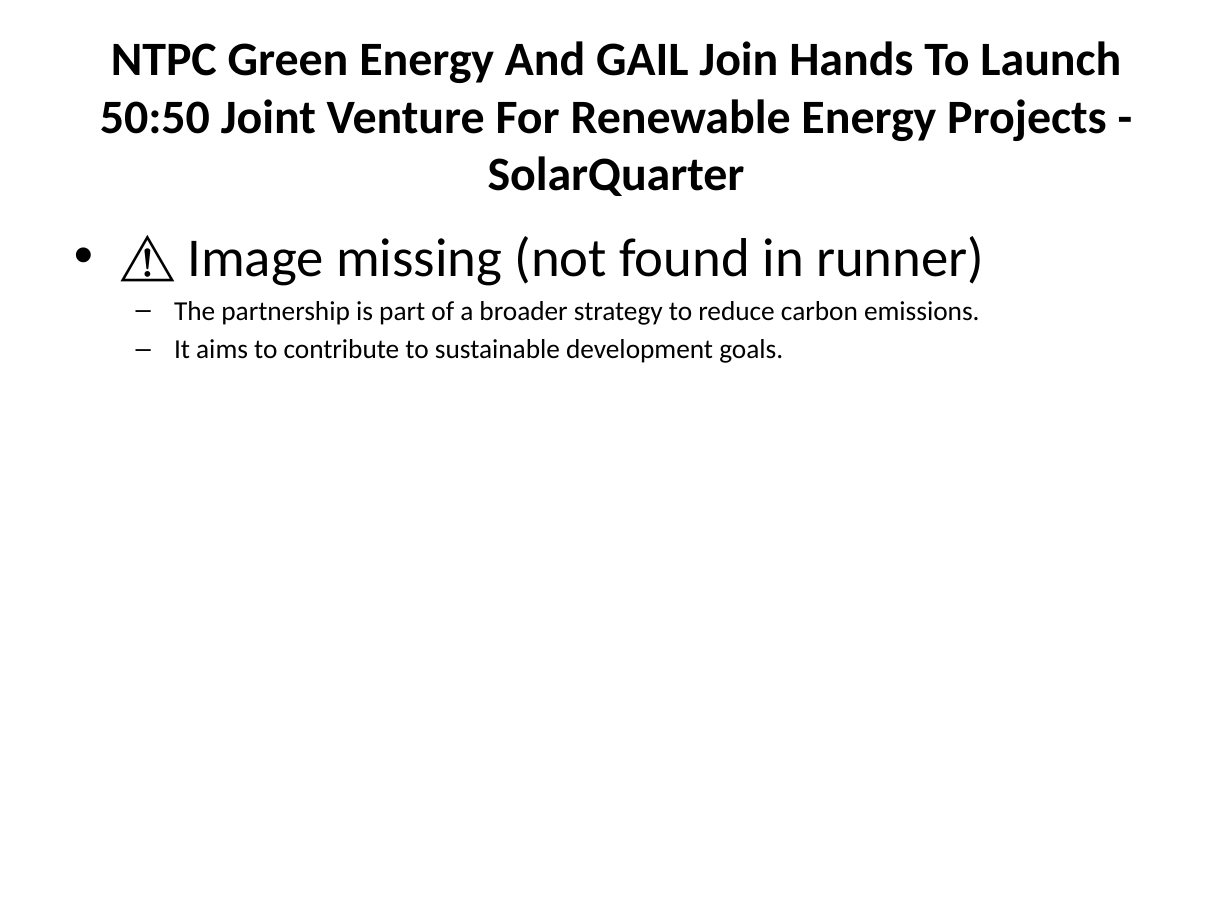
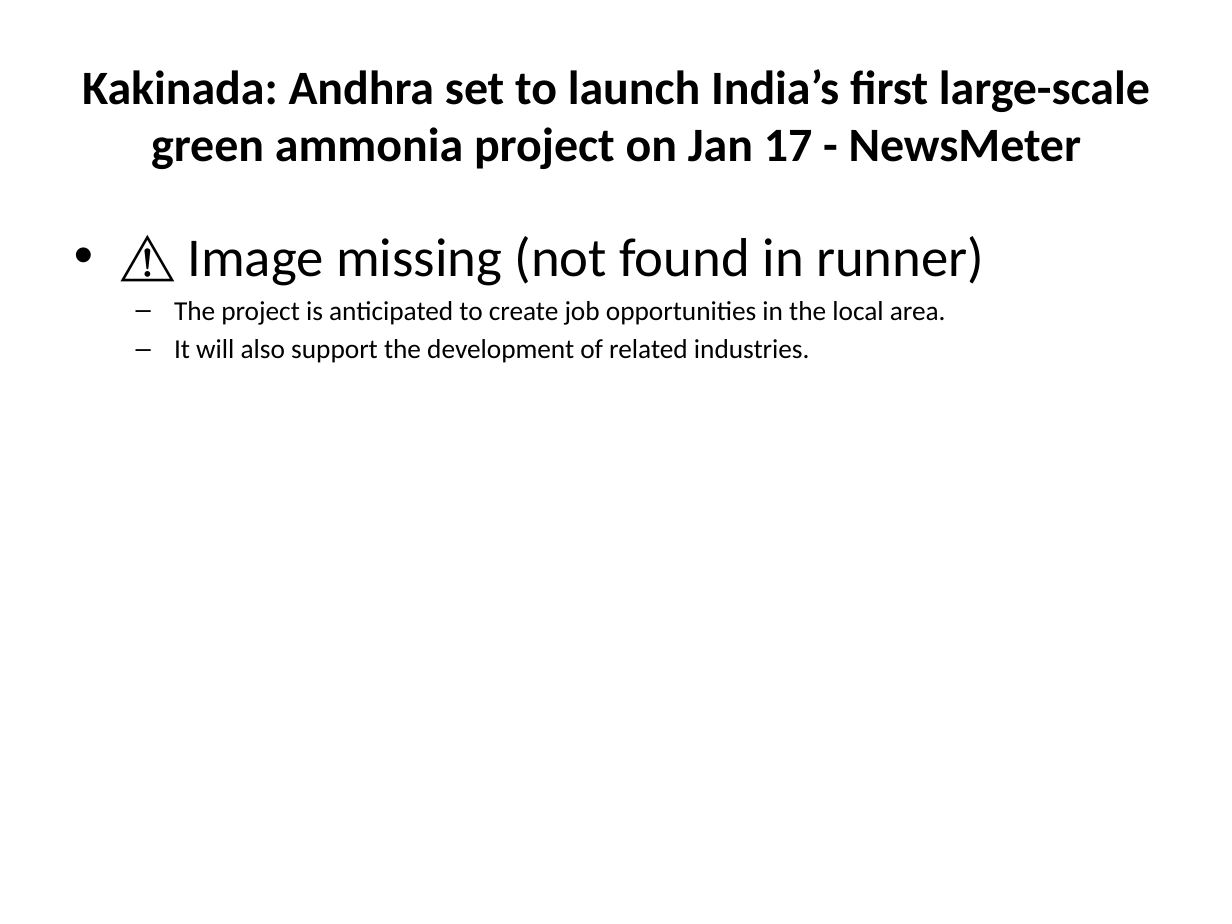
Before and after one commit to gauravsiemens1988/Linkedin-AI-Agent_Personal, a slide deck: slide 5 of drafts/linkedin_carousel.pptx. Drawn at 1232x924 pixels with LibreOffice and Linux fonts; fonts in the diff are those of the drawing. Boxes give left, top, right and bottom in pixels: in the first picture for what was removed or moved away, otherwise in the second. Text is boxed around its words. In the diff, an @@ line names an element or a change of style, - is before the commit and + after.

```diff
--- a/drafts/linkedin_carousel.pptx
+++ b/drafts/linkedin_carousel.pptx
@@ title at <box>82,69,1150,169</box>: text changed @@
-NTPC Green Energy And GAIL Join Hands To Launch 50:50 Joint Venture For Renewable Energy Projects - SolarQuarter
+Kakinada: Andhra set to launch India’s first large-scale green ammonia project on Jan 17 - NewsMeter
@@ text at <box>174,301,946,363</box>: text changed @@
-  – The partnership is part of a broader strategy to reduce carbon emissions.
-  – It aims to contribute to sustainable development goals.
+  – The project is anticipated to create job opportunities in the local area.
+  – It will also support the development of related industries.
```
Also in this commit, not shown: 5 other slides changed, 1 other file.
